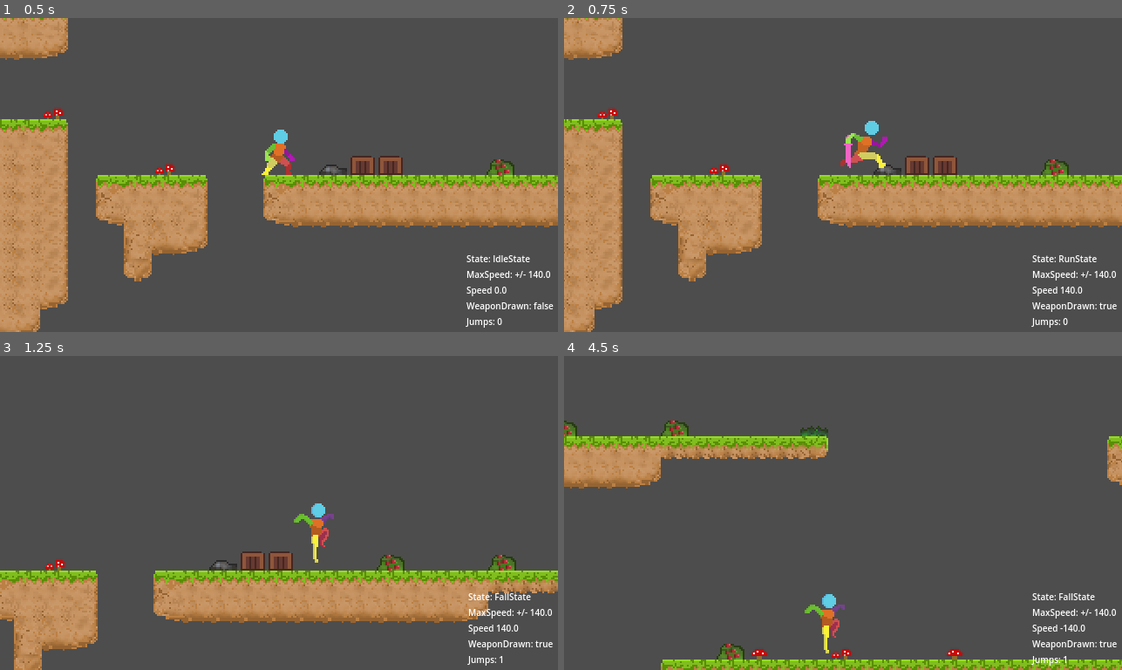
Above: before the commit, frames 1-4 (two rows, left to right).
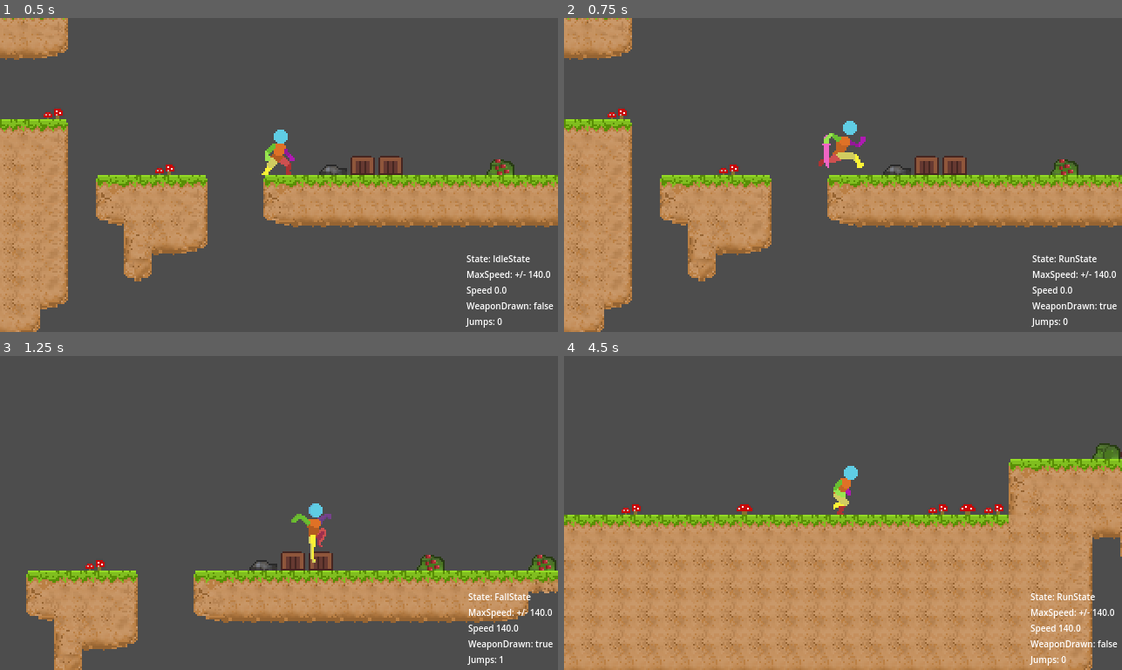
Above: after the commit, the same moments.

Repository: deanblackborough/godot-platformer
Game: Godot game, scene res://Scenes/Game.tscn
The game is run twice, just before and just after one commit, with the same random seed, the same clock (stepped at 60 frames per second) and the same inputs.
Inputs:
- Up to frame 1 (0.5 s): no input
- Up to frame 2 (0.75 s): hold D (moveRight) from 0.53 s (still down); tap G (toggleWeapon) at 0.6 s
- Up to frame 3 (1.25 s): keep holding D (moveRight); tap Space (jump) at 0.77 s
- Up to frame 4 (4.5 s): tap G (toggleWeapon) every 0.75 s from 1.35 to 4.35 s; tap Space (jump) at 1.52, 3.02, 3.77 s; release D (moveRight) at 2.03 s; hold A (moveLeft) 2.03-2.78 s; hold D (moveRight) 2.78-4.28 s; hold A (moveLeft) from 4.28 s (still down)

Frame 1 is identical in both runs. In frame 2, 9.2% of the frame differs, in the area x 0-100%, y 0-100%; in frame 3, 11%; in frame 4, 57%, in the area x 0-100%, y 20-100%.
Error after the commit: Invalid access to property or key 'player_acceleration_ground' on a base object of type 'CharacterBody2D (Player)'. (res://Scripts/Player/States/RunState.gd:19)

Commit message:
Tweaking acceleration

Diff:
--- a/Scripts/Player/Player.gd
+++ b/Scripts/Player/Player.gd
@@ -8,7 +8,10 @@
 @export var world_terminal_velocity: float = 525
 
 @export var player_max_speed: float = 140.0
-@export var player_acceleration: int = 1500
+
+@export var player_acceleration_gorund: int = 1500
+@export var player_deacceleration_gorund: int = 1800
+
 @export var player_jump_force: float = -450
 @export var player_max_jumps: int = 1
 
--- a/Scripts/Player/States/RunState.gd
+++ b/Scripts/Player/States/RunState.gd
@@ -16,7 +16,7 @@
 
 	var direction = Input.get_axis("moveLeft", "moveRight")
 	var target_speed = player.player_max_speed * direction
-	player.velocity.x = move_toward(player.velocity.x, target_speed, player.player_acceleration * delta)
+	player.velocity.x = move_toward(player.velocity.x, target_speed, player.player_acceleration_ground * delta)
 	player.debug_speed.text = "Speed %s " % str(player.velocity.x)
 
 	if direction == 0:
@@ -35,6 +35,7 @@
 		return
 
 	if player.is_on_floor():
+		player.velocity.y = 0
 		player.player_jumps = 0
 
 	if Input.is_action_just_pressed("jump"):
